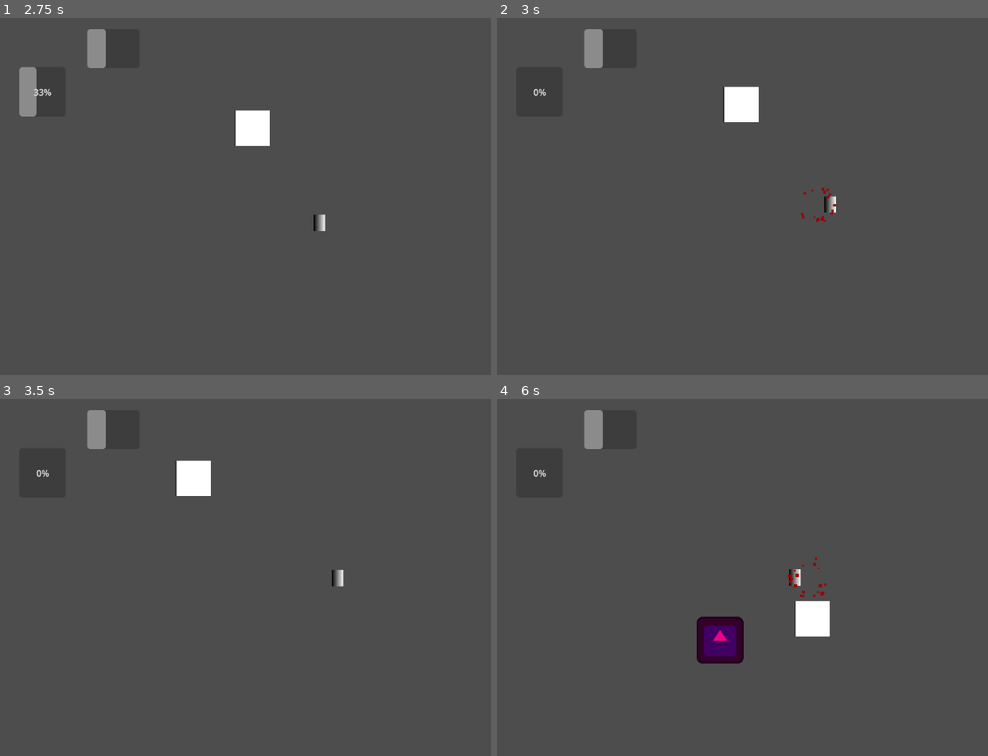
Above: before the commit, frames 1-4 (two rows, left to right).
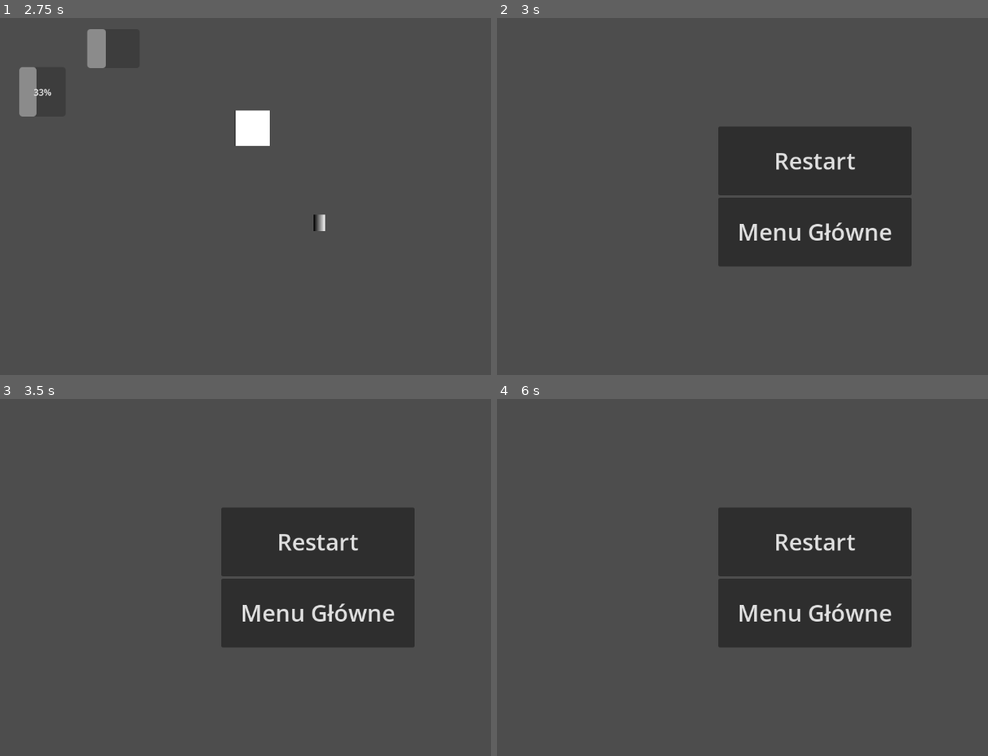
Above: after the commit, the same moments.

Repository: MarsikBlancik/HackathonV3
Game: Godot game, scene res://main_menu.tscn
The game is run twice, just before and just after one commit, with the same random seed, the same clock (stepped at 60 frames per second) and the same inputs. The engine's default icon, where the game draws it, is replaced by a stand-in: a white triangle on a blue panel in a dark square.
Inputs (mouse positions are in pixels of both pictures, inside the frame that each line leads up to):
- Up to frame 1 (2.75 s): click "Graj" at 0.5 s; tap Enter at 1.25 s; move the mouse to (456, 178) at 1.27 s; hold D 1.28-2.03 s; tap F at 1.35, 2.1 s; click (456, 178) at 1.42 s; tap Space at 1.52, 2.27 s; move the mouse to (191, 214) at 2.02 s; hold S from 2.03 s (still down)
- Up to frame 2 (3 s): move the mouse to (879, 117) at 2.77 s; release S at 2.78 s; hold D from 2.78 s (still down); tap F at 2.85 s
- Up to frame 3 (3.5 s): keep holding D
- Up to frame 4 (6 s): release D at 3.5 s; click (816, 541) at 3.5 s, where only the run after the commit has a clickable "Restart"; move the mouse to (781, 648) at 4.27 s; hold W 4.28-5.03 s; tap F at 4.35, 5.1, 5.85 s; click (781, 648) at 4.42 s; tap Space at 4.52, 5.27 s; move the mouse to (outside the picture) at 5.02 s; hold A from 5.03 s (still down); move the mouse to (624, 523) at 5.77 s

Frame 1 is identical in both runs. In frame 2, 16% of the frame differs, in the area x 7-85%, y 3-70%; in frame 3, 16%; in frame 4, 16%, in the area x 7-85%, y 3-75%.

Commit message:
Add blood stain/pixel effects; game over scene
Introduce BloodPixels.tscn with blood_pixels.gd and blood_stain.gd to create transient blood pixel particles and floor stains that fade out and queue_free to avoid node bloat. enemy.gd now preloads/instantiates the blood-stain scene on damage (BLOOD_STAIN_SCENE) alongside the existing particle effect and includes minor comment/formatting tweaks. player.gd: die() now changes to res://game_over_menu.tscn instead of Restart.tscn.

Diff:
--- /dev/null
+++ b/BloodPixels.tscn
@@ -0,0 +1,7 @@
+[gd_scene format=3 uid="uid://bfm51d0p6845h"]
+
+[ext_resource type="Script" uid="uid://6myeky3gtrtb" path="res://blood_pixels.gd" id="1_0asiq"]
+
+[node name="BloodPixels" type="Node2D" unique_id=1763316256]
+z_index = -1
+script = ExtResource("1_0asiq")
--- /dev/null
+++ b/blood_pixels.gd
@@ -0,0 +1,32 @@
+extends Node2D
+
+func _ready() -> void:
+	# 1. Losujemy, ile pikseli krwi ma wypaść z wroga (np. od 4 do 10)
+	var drops_count = randi_range(4, 10)
+
+	for i in range(drops_count):
+		var pixel = ColorRect.new()
+
+		# 2. Losowy rozmiar pojedynczego piksela (1x1, 2x2 lub 3x3)
+		var size = randf_range(1.0, 3.0)
+		pixel.size = Vector2(size, size)
+
+		# 3. Ustawiamy ciemnoczerwony, krwisty kolor
+		pixel.color = Color(0.5, 0.0, 0.0)
+
+		# 4. Losujemy pozycję (rozrzut pikseli wokół punktu centralnego)
+		# Im większe liczby, tym szerzej poleci krew
+		var random_x = randf_range(-15.0, 15.0)
+		var random_y = randf_range(-15.0, 15.0)
+		pixel.position = Vector2(random_x, random_y)
+
+		# 5. Dodajemy piksel do naszej sceny
+		add_child(pixel)
+
+	# --- SYSTEM SPRZĄTANIA (OPTYMALIZACJA) ---
+	# Chociaż piksele fajnie wyglądają, po 10 minutach gry tysiące węzłów zacięłoby grę.
+	# Zostawiamy je na 60 sekund, a potem płynnie znikają.
+	var tween = create_tween()
+	tween.tween_interval(60.0)
+	tween.tween_property(self, "modulate:a", 0.0, 5.0) # Powolne zanikanie
+	tween.finished.connect(queue_free)
--- /dev/null
+++ b/blood_stain.gd
@@ -0,0 +1,16 @@
+extends Sprite2D
+
+func _ready() -> void:
+	# 1. Losowy obrót plamy (od 0 do 360 stopni)
+	rotation = randf() * TAU
+
+	# 2. Losowy rozmiar (niektóre plamy będą małe, inne większe)
+	var random_scale = randf_range(0.5, 1.5)
+	scale = Vector2(random_scale, random_scale)
+
+	# 3. System sprzątania (optymalizacja)
+	# Plama leży przez 30 sekund, a potem przez 5 sekund płynnie zanika
+	var tween = create_tween()
+	tween.tween_interval(30.0) # Czas leżenia na podłodze
+	tween.tween_property(self, "modulate:a", 0.0, 5.0) # Zanikanie przezroczystości (a)
+	tween.finished.connect(queue_free) # Usunięcie plamy po zaniknięciu
--- a/enemy.gd
+++ b/enemy.gd
@@ -18,6 +18,7 @@
 # --- EFEKTY ---
 # Upewnij się, że masz plik BloodParticles.tscn w tym samym folderze
 const BLOOD_SCENE = preload("res://BloodParticles.tscn")
+const BLOOD_STAIN_SCENE = preload("res://BloodPixels.tscn")
 
 # --- ZMIENNE POMOCNICZE ---
 var player: Node2D = null
@@ -67,20 +68,27 @@
 	hp -= amount
 	print("Przeciwnik dostał! Zostało mu ", hp, " HP.")
 
-	# 1. Knockback (odrzucenie w przeciwnym kierunku do źródła ataku)
+	# 1. Knockback
 	var push_direction = (global_position - source_position).normalized()
-	knockback_velocity = push_direction * 400.0 # 400 to siła odrzutu
+	knockback_velocity = push_direction * 400.0
 
-	# 2. Trzęsienie kamery u gracza (jeśli gracz ma tę funkcję)
+	# 2. Trzęsienie kamery u gracza
 	if is_instance_valid(player) and player.has_method("apply_camera_shake"):
 		player.apply_camera_shake(8.0)
 
-	# 3. Generowanie krwi
-	var blood = BLOOD_SCENE.instantiate()
-	blood.global_position = global_position
-	get_parent().add_child(blood)
+	# 3. Generowanie tryskającej krwi (Cząsteczki)
+	if BLOOD_SCENE:
+		var blood = BLOOD_SCENE.instantiate()
+		blood.global_position = global_position
+		get_parent().add_child(blood)
 
-	# 4. Rozbłyśnięcie na biało (oznaka trafienia)
+	# --- NOWE: GENEROWANIE PLAMY NA PODŁODZE ---
+	if BLOOD_STAIN_SCENE:
+		var stain = BLOOD_STAIN_SCENE.instantiate()
+		stain.global_position = global_position
+		get_parent().add_child(stain)
+
+	# 4. Rozbłyśnięcie na biało
 	modulate = Color(5.0, 5.0, 5.0)
 	get_tree().create_timer(0.1).timeout.connect(func(): modulate = Color.WHITE)
 
--- a/player.gd
+++ b/player.gd
@@ -188,4 +188,4 @@
 
 func die() -> void:
 	Engine.time_scale = 1.0 # Super ważne! Resetujemy czas przed restartem gry.
-	get_tree().change_scene_to_file("res://Restart.tscn")
+	get_tree().change_scene_to_file("res://game_over_menu.tscn")
Not shown, added: blood_pixels.gd.uid
Not shown, added: blood_stain.gd.uid
